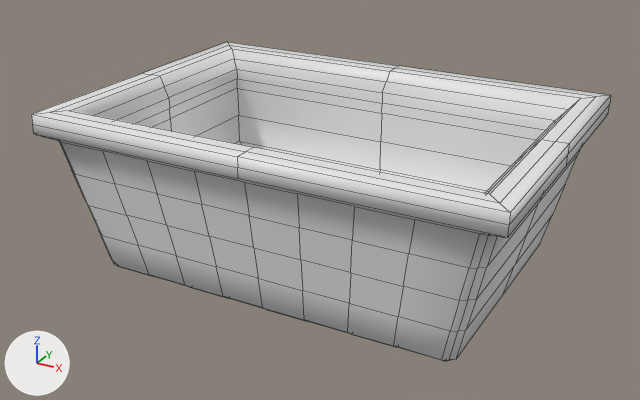
The FBX model Assets/Models/HG_Models/LaundryBasket.fbx as it was, and as the next commit left it.
Both versions are drawn from a 50 mm camera at (3.05, -5.71, 3.36) aimed at (0.04, -0.24, 0.63). The axes (+X, +Y, +Z) are drawn at lower left. The lights are the same throughout. Mesh edges are drawn as thin lines. Where no turn or scale is listed for an object, it has been applied to the vertices. Vertices at the same position are counted once.
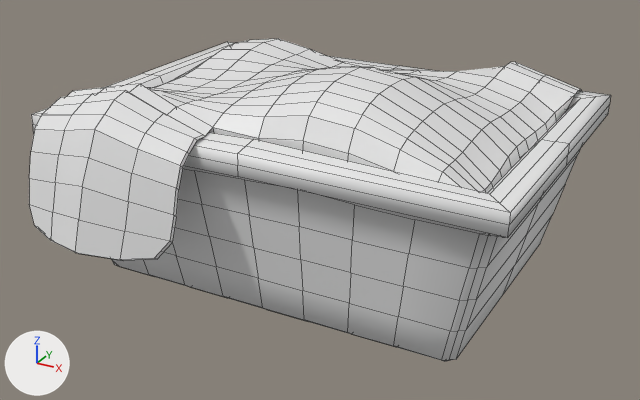
Boxes [x1, y1, x2, y2] around the edits, measured in the pictures (640 x 400 px):
'Cube.006', added
    after: [29, 39, 581, 261]
part 1 of me_cube_003, built on
    before: [31, 111, 510, 273]
    after: [31, 113, 510, 273]

What changed in the scene script:
```text
Change me_cube_003:
    where me_cube_003.from_pydata(...)  # 312 vertices, 304 faces; spans x -1.81..1.81, y -1.27..1.27, z -0.29..1.0
    used by ob_cube; location = (0.0, 0.0, 0.321)
    verts and faces of me_cube_003; kept vertices keep their numbers, new ones are numbered from 312
    before: 55 (0.0, -1.07, 1.0) at pixel (254, 147), 68 (0.0, -1.27, 1.0) at pixel (237, 156), 76 (0.0, -1.27, 0.85) at pixel (238, 178), 84 (-0.04, -1.03, 0.82), 129 (0.0, -1.2, 0.8) at pixel (244, 182)
    before: 136 (-1.54, 1.01, 0.38) at pixel (238, 115), 137 (-1.54, -1.04, 0.38), 144 (1.46, 1.03, 0.35), 145 (1.46, -1.03, 0.35), 151 (-0.04, -1.03, 0.63)
    before: 152 (-0.04, -1.03, 0.72), 156 (-0.04, 1.02, 0.37) at pixel (380, 141), 157 (1.46, 0.0, 0.35), 158 (-1.54, -0.01, 0.38), 159 (-0.04, -1.03, 0.37)
    before: 172 (-0.02, -1.05, 0.91), 175 (0.0, -1.17, 1.0) at pixel (245, 151), 177 (0.0, -1.27, 0.92) at pixel (237, 167), 242 (0.81, -1.2, 0.8) at pixel (354, 206), 284 (0.41, -1.2, 0.8) at pixel (297, 193)
    before: 288 (0.39, -1.16, 0.54) at pixel (299, 227)
    me_cube_003 part 1
    add for i in [68, 129, 151, 177]: verts[i] += (0.0, 0.0, 0.02)
    add for i in [76, 242, 288]: verts[i] += (0.0, 0.0, 0.01)
    add verts[55] = (0.0, -1.07, 1.06)  # moved, pixel (253, 139)
    add verts[84] = (-0.04, -1.03, 0.86)  # moved
    add verts[175] = (0.0, -1.17, 1.04)  # moved, pixel (245, 146)
    add verts[152] = (-0.04, -1.03, 0.75)  # moved
    add verts[284] = (0.41, -1.2, 0.83)  # moved
    add verts[172] = (-0.02, -1.05, 0.96)  # moved
    add faces += [(136, 158, 137, 159, 145, 157, 144, 156)]
Add me_cube_008:
    me_cube_008.from_pydata(...)  # 410 vertices, 394 faces; spans x -1.6..1.58, y -1.82..1.55, z 0.26..1.39
Add ob_cube_006:
    ob_cube_006 = bpy.data.objects.new('Cube.006', me_cube_008)
    ob_cube_006.location = (0.0, 0.0, 0.321)
```
